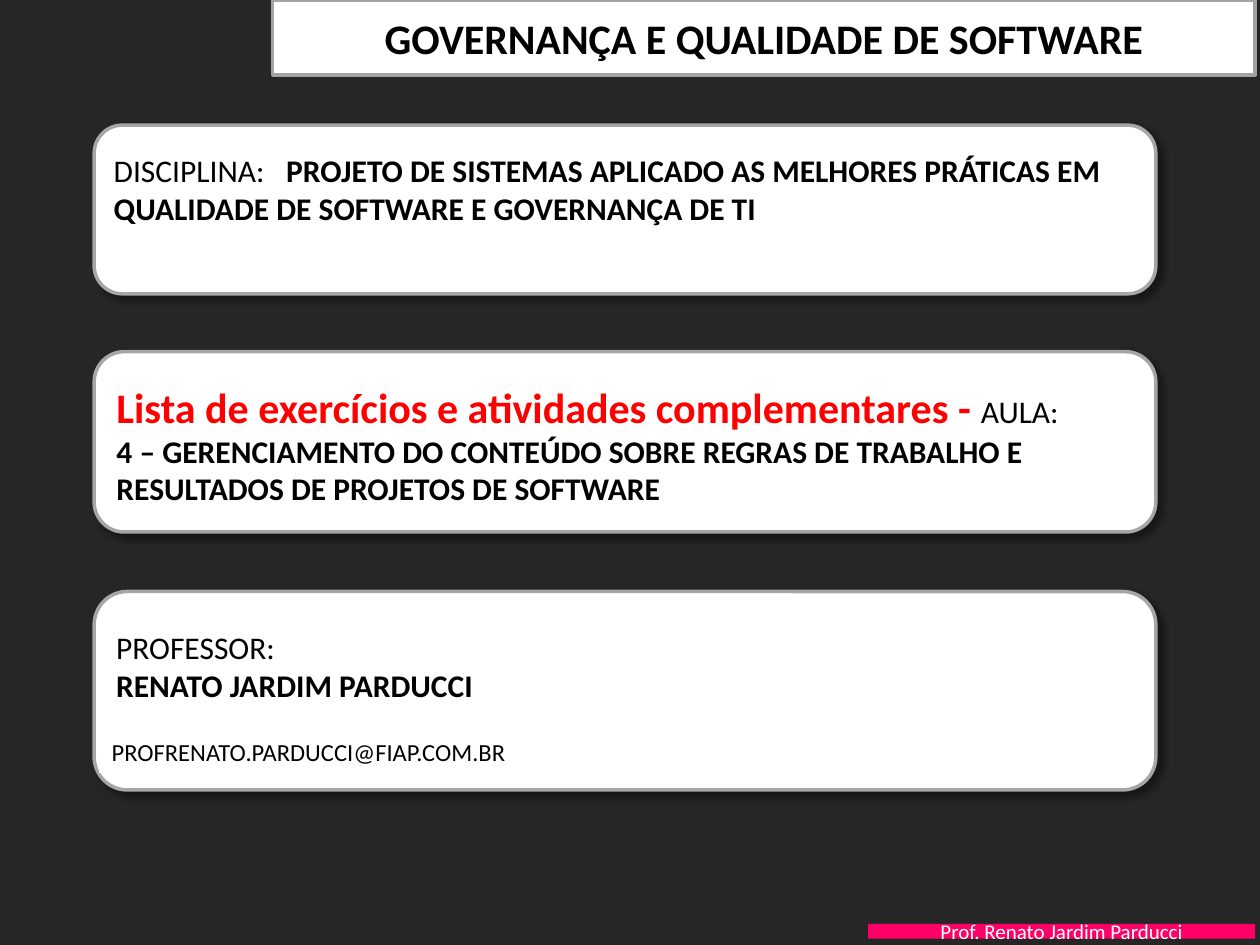
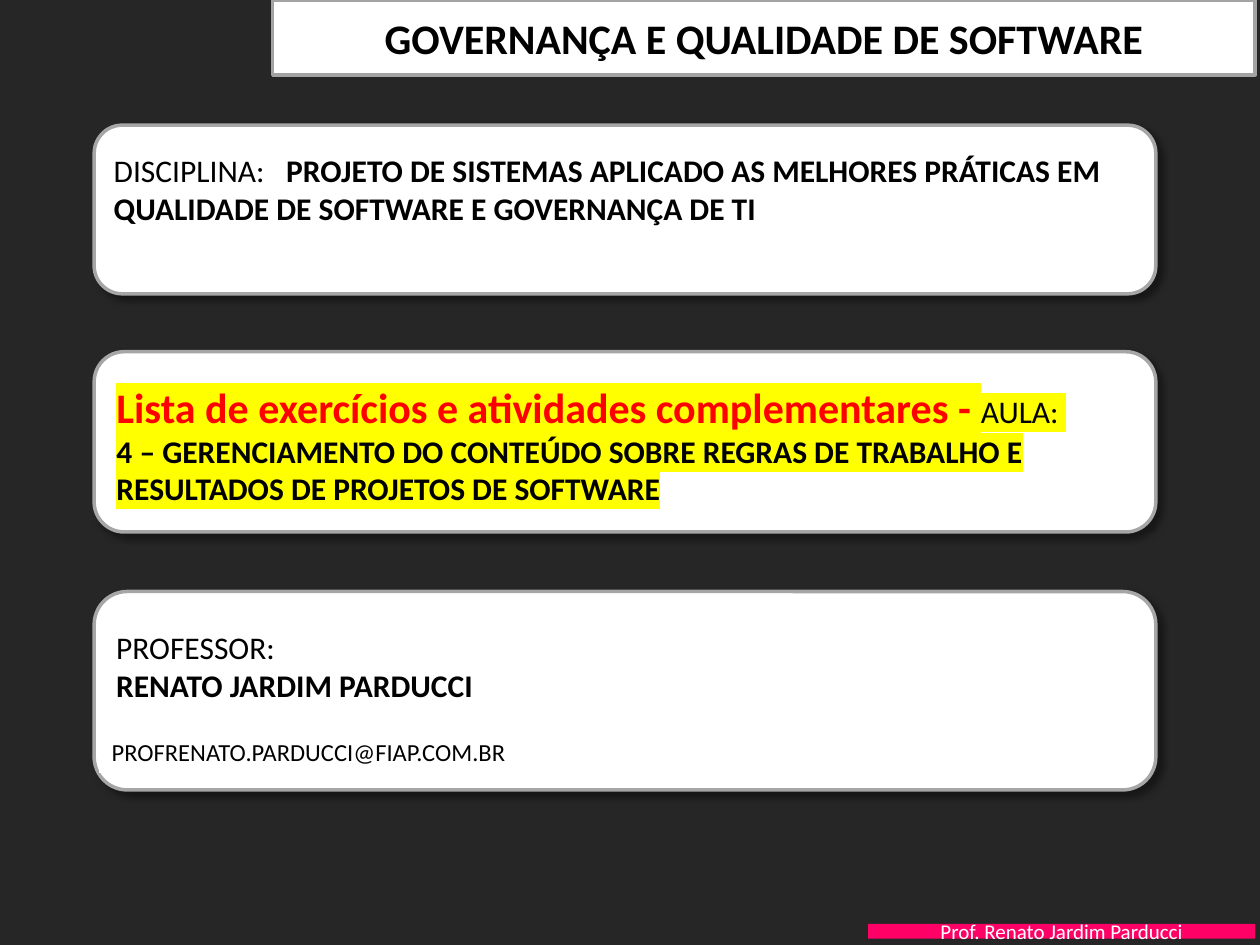
Before and after one commit to gsautnerr/3SIS-ProjetoExemploGIT, a slide deck: slide 1 of PastaDocsProjeto/FIAP-QualidProjSW-Aula-4-AdministracaoConteudo- EXERCICIOS.pptx. Drawn at 1260x945 pixels with LibreOffice and Linux fonts; fonts in the diff are those of the drawing; background and template pictures are left out. Boxes give left, top, right and bottom in pixels: in the first picture for what was removed or moved away, otherwise in the second. Text is boxed around its words. In the diff, an @@ line names an element or a change of style, - is before the commit and + after.

Commit message:
Alteracao de cor do arquivo de exercicios

```diff
--- a/PastaDocsProjeto/FIAP-QualidProjSW-Aula-4-AdministracaoConteudo- EXERCICIOS.pptx
+++ b/PastaDocsProjeto/FIAP-QualidProjSW-Aula-4-AdministracaoConteudo- EXERCICIOS.pptx
@@ text "Lista de exercícios e atividades ..." at <box>116,393,1059,501</box>: highlight none to #FFFF00 @@
```
